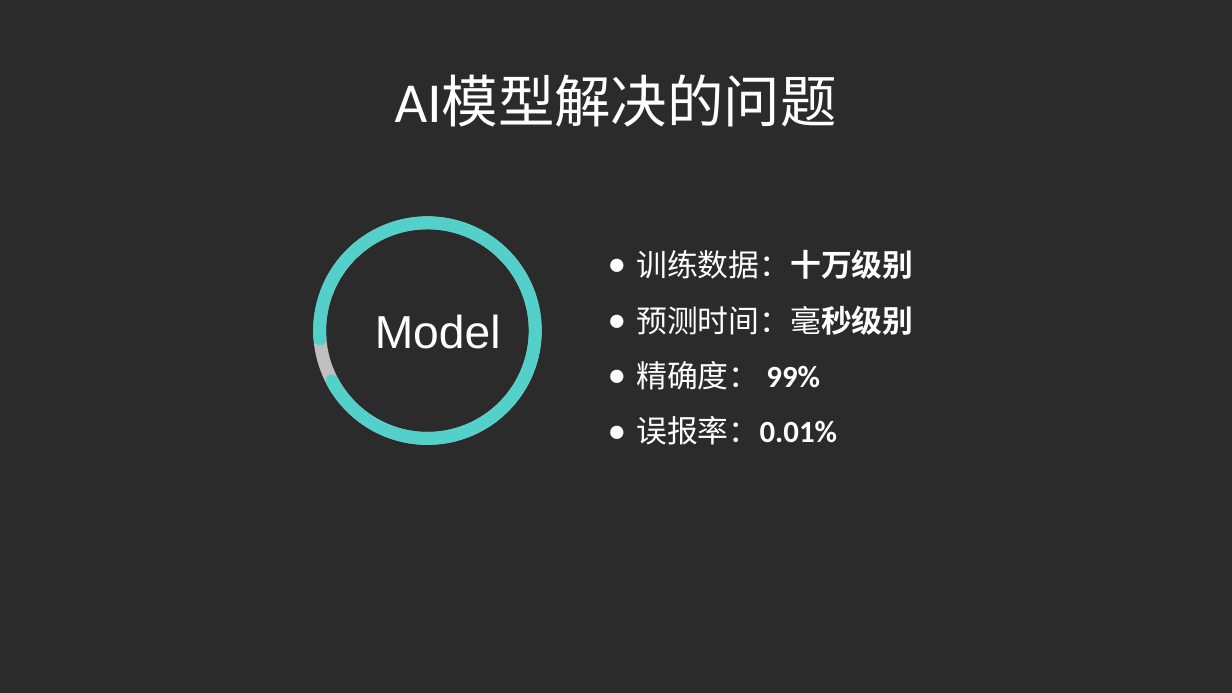
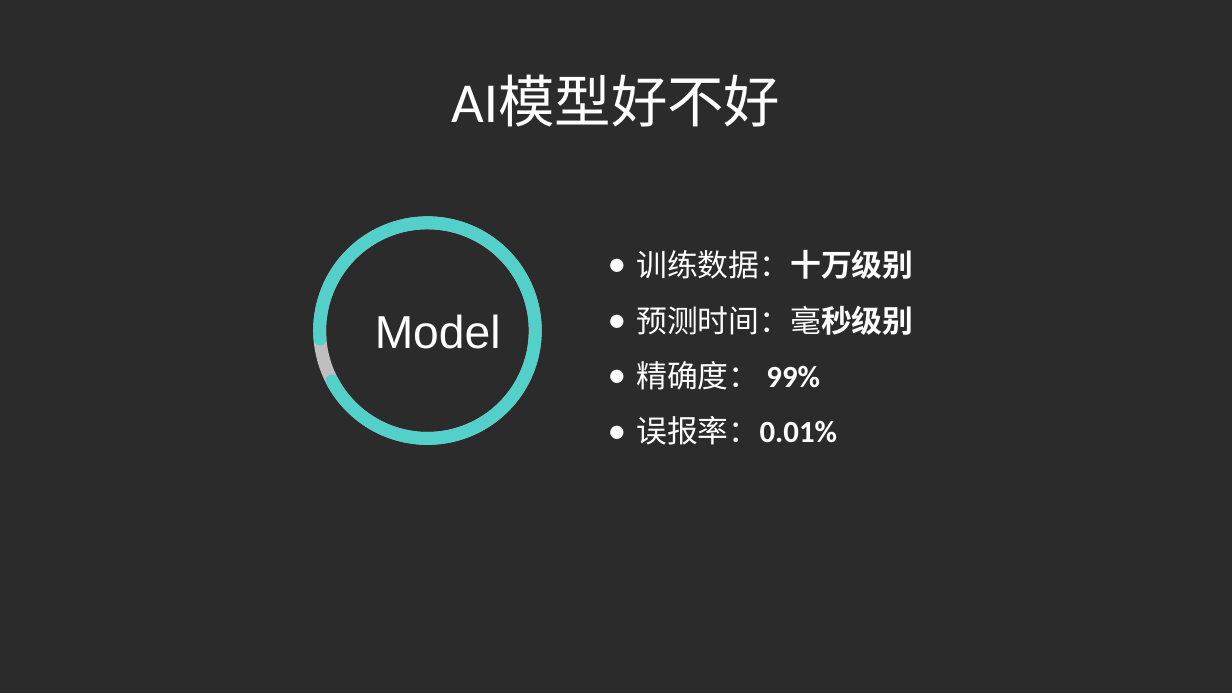
Before and after one commit to Yonahwang/God_with_me, a slide deck: slide 5 of 3Q2018/Q3季度汇报/fengjiao-Deepbule.pptx. Drawn at 1232x693 pixels with LibreOffice and Linux fonts; fonts in the diff are those of the drawing; background and template pictures are left out; a plain dark background stands for a picture behind light text. Boxes give left, top, right and bottom in pixels: in the first picture for what was removed or moved away, otherwise in the second. Text is boxed around its words. In the diff, an @@ line names an element or a change of style, - is before the commit and + after.

```diff
--- a/3Q2018/Q3季度汇报/fengjiao-Deepbule.pptx
+++ b/3Q2018/Q3季度汇报/fengjiao-Deepbule.pptx
@@ title at (451,74,780,127): text changed @@
-AI模型解决的问题
+AI模型好不好
```
Also in this commit, not shown: 4 other slides changed, 3 other files.
